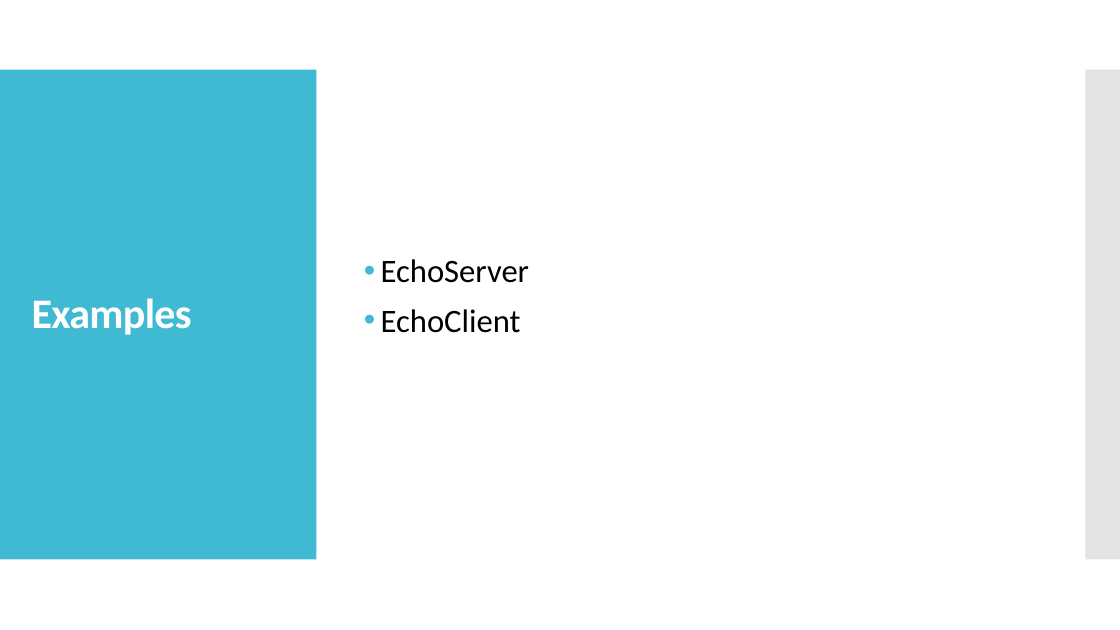
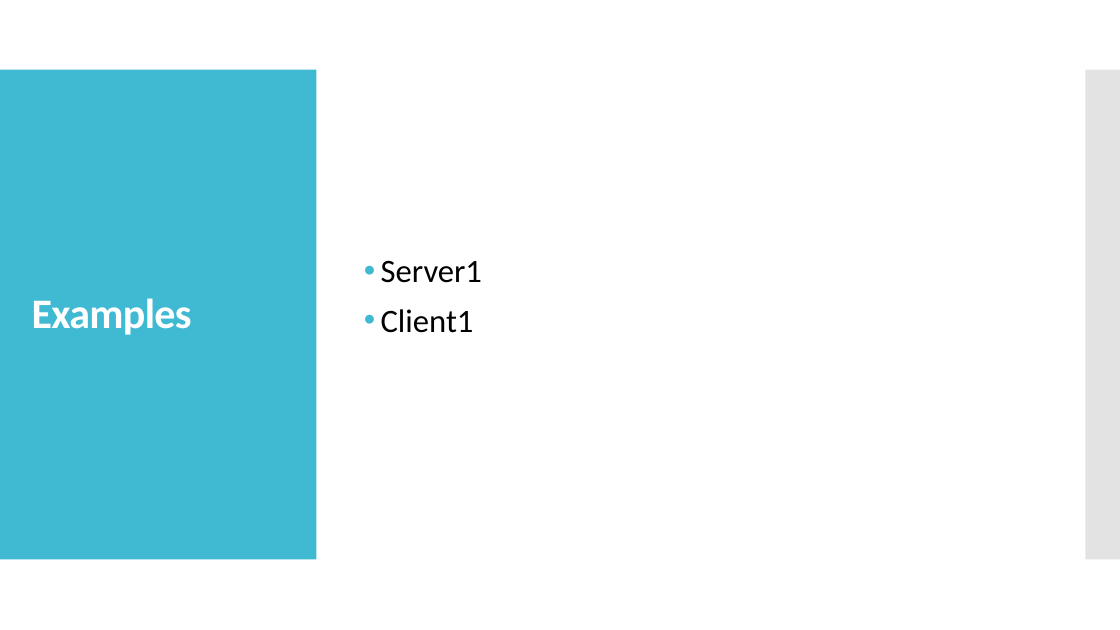
Before and after one commit to jrambasana/AJP2022-code, a slide deck: slide 43 of Slides/AJP - Unit 1 - Java Networking.pptx. Drawn at 1120x630 pixels with LibreOffice and Linux fonts; fonts in the diff are those of the drawing. Boxes give left, top, right and bottom in pixels: in the first picture for what was removed or moved away, otherwise in the second. Text is boxed around its words. In the diff, an @@ line names an element or a change of style, - is before the commit and + after.

```diff
--- a/Slides/AJP - Unit 1 - Java Networking.pptx
+++ b/Slides/AJP - Unit 1 - Java Networking.pptx
@@ text at (x1=381, y1=260, x2=482, y2=333): text changed @@
-• EchoServer
-• EchoClient
+• Server1
+• Client1
```
Also in this commit, not shown: 3 other slides changed, 1 slide added, 10 other files.
